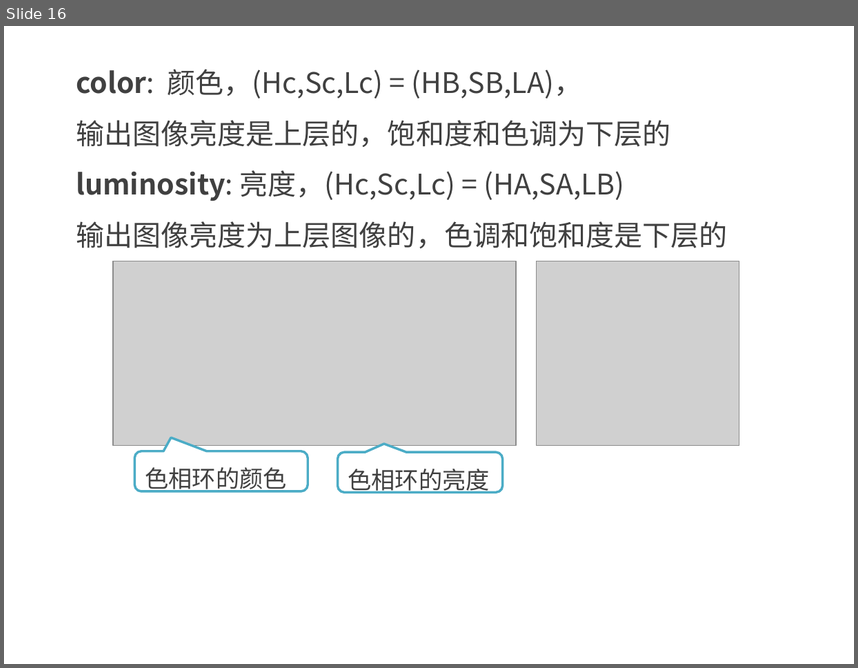
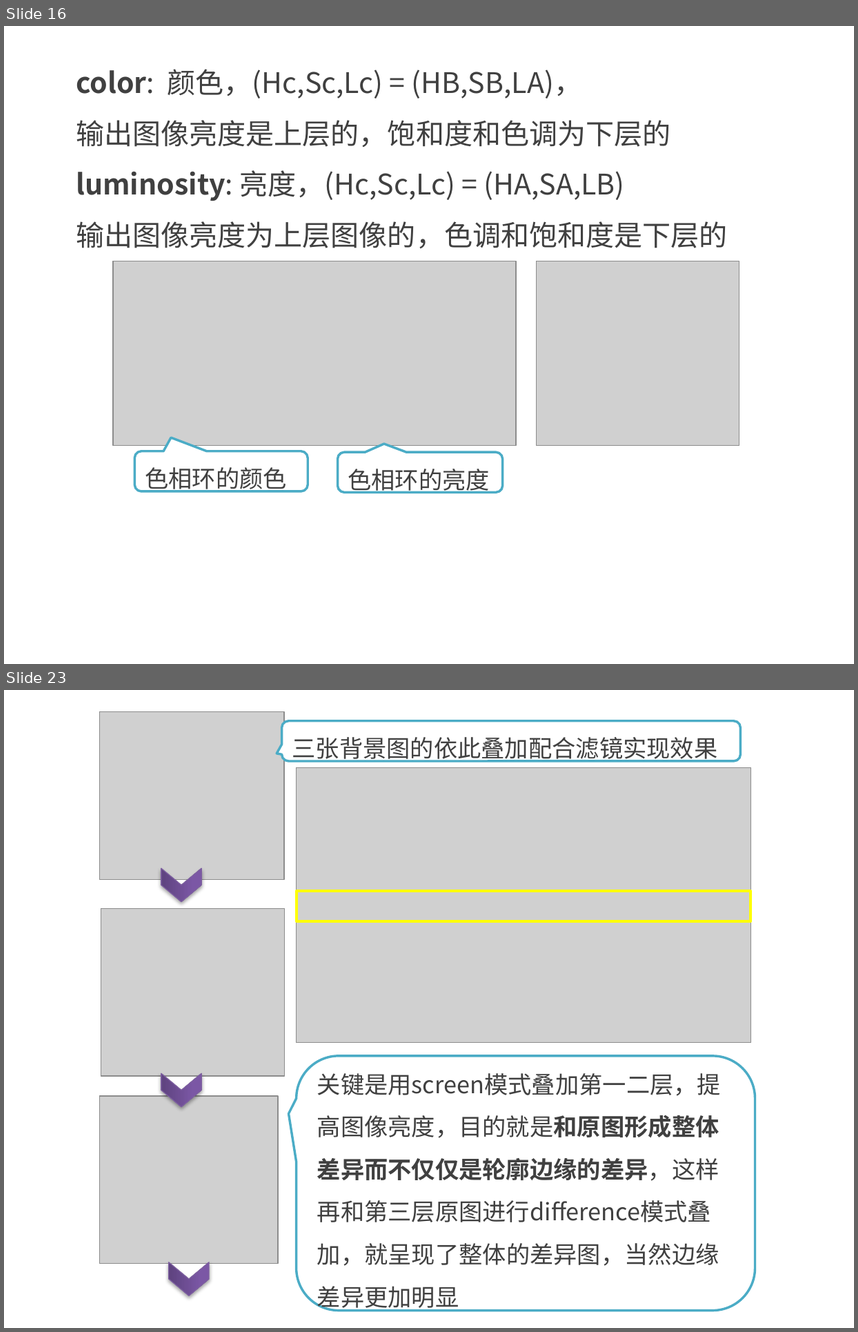
Before and after one commit to kong66/webAni, a slide deck: 35-css-filter/35.pptx. Shown one above the other, each under a label of ours: slide 16 before the commit, slides 16 and 23 after it; the slides between them are not shown. The pictures are 858x668 and 858x1332 pixels, drawn with LibreOffice and Linux fonts; fonts in the diff are those of the drawing; grey boxes stand for pictures. Boxes give left, top, right and bottom in pixels: in the first picture for what was removed or moved away, otherwise in the second. Text is boxed around its words. In the diff, an @@ line names an element or a change of style, - is before the commit and + after.

```diff
--- a/35-css-filter/35.pptx
+++ b/35-css-filter/35.pptx
@@ slide 23 added at bbox=[4, 690, 854, 1328], background #FFFFFF @@
@@ picture added at bbox=[100, 712, 285, 880] @@
@@ rounded speech box added at bbox=[282, 720, 741, 760], fill #FFFFFF, outline #4BACC6 2 pt, 20 pt, text #404040 @@
+三张背景图的依此叠加配合滤镜实现效果
@@ picture added at bbox=[297, 768, 751, 1043] @@
@@ chevron added at bbox=[161, 869, 201, 902], fill gradient #5F4480 to #7B58A6 to #7C57A8, outline #7D60A0 0.75 pt @@
@@ rectangle added at bbox=[297, 891, 751, 920], outline #FFFF00 2.25 pt @@
@@ picture added at bbox=[101, 909, 285, 1076] @@
@@ rounded speech box added at bbox=[297, 1056, 755, 1310], fill #FFFFFF, outline #4BACC6 2 pt, 20 pt, text #404040 @@
+关键是用screen模式叠加第一二层，提高图像亮度，目的就是和原图形成整体差异而不仅仅是轮廓边缘的差异，这样再和第三层原图进行difference模式叠加，就呈现了整体的差异图，当然边缘差异更加明显
@@ chevron added at bbox=[161, 1074, 201, 1107], fill gradient #5F4480 to #7B58A6 to #7C57A8, outline #7D60A0 0.75 pt @@
@@ picture added at bbox=[100, 1096, 279, 1263] @@
@@ chevron added at bbox=[169, 1262, 209, 1295], fill gradient #5F4480 to #7B58A6 to #7C57A8, outline #7D60A0 0.75 pt @@
```
Also in this commit, not shown: 5 slides changed, 5 other slides added, 2 other files.
